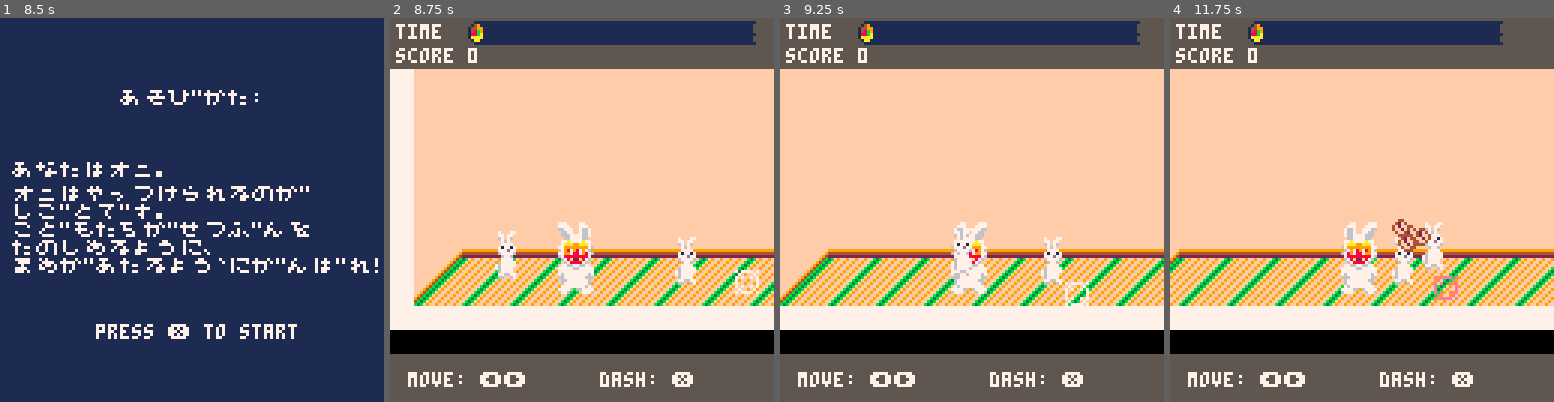
Above: before the commit, frames 1-4 (left to right).
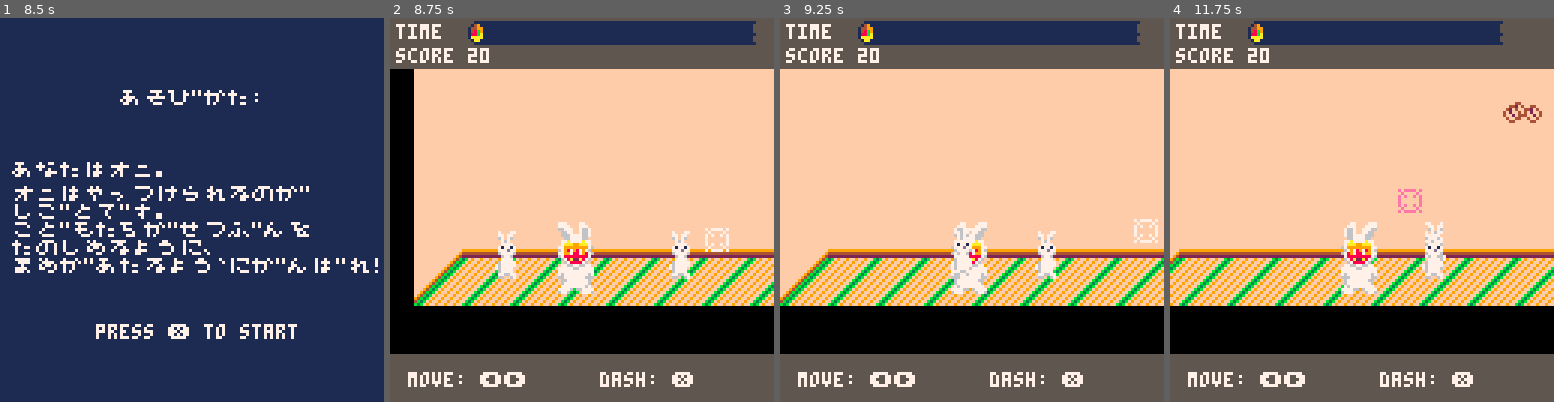
Above: after the commit, the same moments.

Repository: josiahp/setsubun
Game: PICO-8 cartridge setsubun.p8
Same seed, same stepped clock (60 frames per second), same inputs: the game is played once before the commit and once after it.
Inputs:
- Up to frame 1 (8.5 s): tap X (X key) at 0.33, 1.07, 1.85, 2.97, 4.08, 5.2, 6.32, 7.43 s; tap O (Z key) at 0.7, 1.7, 2.1, 2.5, 2.9, 3.3, 3.7, 4.1, 4.5, 4.9, 5.3, 5.7, 6.1, 6.5, 6.9, 7.3, 7.7, 8.1 s; hold Right 1.6-2.1 s; hold Up 2.15-2.42 s; hold Right 2.47-3.03 s; hold Left 3.08-3.58 s; hold Down 3.63-3.97 s; hold Right 4.02-4.68 s; hold Up 4.73-5.03 s; hold Left 5.08-5.68 s; hold Down 5.73-6.03 s; hold Right 6.08-6.58 s; hold Right 6.63-7.13 s; hold Up 7.18-7.45 s; hold Right 7.5-8.07 s; hold Left from 8.12 s (still down)
- Up to frame 2 (8.75 s): tap O (Z key) at 8.5 s; tap X (X key) at 8.55 s; release Left at 8.62 s; hold Down from 8.67 s (still down)
- Up to frame 3 (9.25 s): tap O (Z key) at 8.9 s; release Down at 9 s; hold Right from 9.05 s (still down)
- Up to frame 4 (11.75 s): tap O (Z key) every 0.4 s from 9.3 to 11.7 s; tap X (X key) at 9.67, 10.78 s; release Right at 9.72 s; hold Up 9.77-10.07 s; hold Left 10.12-10.72 s; hold Down 10.77-11.07 s; hold Right 11.12-11.62 s

Frame 1 is identical in both runs. In frame 2, 11% of the frame differs, in the area x 0-100%, y 7-82%; in frame 3, 7.2%; in frame 4, 8.0%.

Commit message:
add barks? fix target movement, clean up results screen

Diff:
--- a/setsubun.p8
+++ b/setsubun.p8
@@ -139,6 +139,16 @@
   t=0,
   inputlock=1,
   result=nil,
+  done=false,
+
+  scorespd=0.075,
+  scorecounter=0,
+  scoretimer=0,
+
+  --the speed of the change of
+  -- the result display
+  resulttimer=0,
+  resultspd=0.1,
  }
 
  --sspr params for kanji
@@ -146,44 +156,44 @@
   {
    name="daikichi",
    params={
-    {15},
-    {31},
+    {120,0},
+    {120,8},
    },
   },
   {
    name="kichi",
    params={
-    {31},
+    {120,8},
    },
   },
   {
    name="chuukichi",
    params={
-    {47},{31},
+    {120,16},{120,8},
    },
   },
   {
    name="shoukichi",
    params={
-    {63},{31},
+    {120,24},{120,8},
    },
   },
   {
    name="mikichi",
    params={
-    {14},{31},
+    {112,0},{120,8},
    },
   },
   {
    name="kyou",
    params={
-    {30},
+    {112,8},
    },
   },
   {
    name="daikyou",
    params={
-    {15},{30},
+    {112,8},{120,0},
    },
   }
  }
@@ -195,9 +205,28 @@
 	function scn.update(s,dt)
 	 s.t+=dt
 
-	 if not s.result then
-	  s.result=rnd(kanji)
-	 end
+	 if not s.done then
+	  s.scoretimer+=dt
+	 	s.resulttimer+=dt
+
+	  --update kanji
+		 if s.resulttimer>=s.resultspd then
+		  s.result=rnd(kanji)
+		  s.resulttimer%=s.resultspd
+		 end
+
+		 --update score
+		 if s.scoretimer>=s.scorespd then
+		  s.scorecounter=min(score,s.scorecounter+1)
+		  s.scoretimer%=s.scorespd
+		 end
+
+		 --settle the result
+		 if s.scorecounter==score then
+		  s.done=true
+		  s.result=rnd(kanji)
+		 end
+		end
 
 		if s.t>=s.inputlock and btnp(❎) then
 			nxt(nil)
@@ -207,16 +236,25 @@
 	function scn.draw(s)
 		cls(1)
 		color(7)
-		local x=40
+
 		if s.result then
+		 local x=49
+		 x=63-#s.result.params*8
 		 for k,v in pairs(s.result.params) do
-		  spr(unpack(v),x,40)
-		  x+=9
+		  local sx,sy=unpack(v)
+		  sspr(sx,sy,8,8,x,32,16,16)
+		  x+=17
 		 end
 		end
-
-		print("your score: "..score, 28, 48)
-		print("press ❎ to restart")
+		local scorex,scorey=58,58
+  box(scorex-2,scorey-2,17,13,7)
+  if s.scorecounter<10 then
+   scorex+=7
+  end
+		print("\^w\^t"..s.scorecounter, scorex, scorey)
+		if s.done then
+		 print("press ❎ to restart",26,100)
+	 end
 	end
 
 	return scn
@@ -228,7 +266,7 @@
 function game_scn(nxt)
 	local scn={
 		t=0,
-		score=0,
+		score=20,
 		particles={},
 	}
 
@@ -258,32 +296,11 @@
 	end
 
 	function scn.update(s, dt)
-		--target demo
-		-- tar:update(dt)
-		-- if btn(⬆️) then
-		--  tar.basey-=2
-		-- elseif btn(⬇️) then
-		--  tar.basey+=2
-		-- end
-		--
-		-- if btn(⬅️) then
-		--  tar.basex-=2
-		-- elseif btn(➡️) then
-		--  tar.basex+=2
-		-- end
-
-		-- debug throw beans
-		-- if debug then
-		--	 if btnp(❎) then
-		--	  local vx,vy=vtoward(tar.x,tar.y,40,80)
-		--	  bg=beans_new(40,80,5,vx,vy)
-		--	 end
-		--	end
 
 		dad:update(dt)
 		cam_update(dt)
 		kids_update(dt)
-		--beans:update(dt)
+		barks_update(dt)
 		for k,v in pairs(beangroups) do
 			v:update(dt,scn)
 		end
@@ -306,12 +323,6 @@
 		cls()
 		cam_draw()
 		map_draw()
-		-- target demo
-		-- tar:draw()
-		-- if debug then
-		--  circ(40,80,3,8)
-		--  print("throw from here",10,85,6)
-		-- end
 		dad:draw()
 		kids_draw()
 		for k,v in pairs(beangroups) do
@@ -704,7 +715,7 @@
 
 			-- initial bean velocity
 			vx=vx*8,
-			vy=vy*8-rnd(10)-5,
+			vy=vy*8-10,
 			grounded=false,
 			createdat=time()+rnd(3),
 		})
@@ -751,8 +762,8 @@
 		 --stop moving target before
 		 --ttl
 		 if t.age/t.ttl<0.8 then
-			 t.txo=cos(time()/2)*20
-			 t.tyo=sin(time()/2)*5
+			 t.txo=cos((t.timeoffset+time())/2)*t.movex
+			 t.tyo=sin((t.timeoffset+time())/2)*t.movey
 			end
 
 			t.x=t.basex+t.txo
@@ -785,6 +796,11 @@
 		tyo=0,
 		ttl=ttl,
 		age=0,
+
+		timeoffset=rnd(1),
+		movex=rnd(10)+5,
+		movey=rnd(3)+5,
+
 	}
 	setmetatable(t,target_meta)
 	return t
@@ -803,7 +819,7 @@
 		char_minx=20,
 		char_maxx=256,
 		char_miny=76,
-		char_maxy=92,
+		char_maxy=90,
 	}
 end
 
@@ -866,24 +882,23 @@
 	kids_proto={
 	direction=⬅️,
 	update=function(k,dt)
-		k.targettime=max(0,k.targettime-dt)
-
-		if k.state=="target" then
-			--get target
+
+  if k.state=="target" then
+	  --get target
 			if not k.target then
 				k.target=target_new(
 				 k.x+rnd(60)-30,
-				 dad.y+8,
-				 3
+				 mapinfo.char_miny-8,
+				 rnd(1)+2
 				)
-				k.targettime=5
 			else
 			 k.target:update(dt)
 
 			 --throw target
 			 if k.target.age>=k.target.ttl then
+					barks_new("おにはそと!",k.x,k.y-10,2)
 					local vx,vy=vtoward(k.target.x,k.target.y,k.x,k.y)
-					bg=beans_new(k.x,k.y,5,vx,vy)
+					bg=beans_new(k.x,k.y,3,vx,vy)
 					add(beangroups,bg)
 					k.target=nil
 					k.state="move"
@@ -1080,7 +1095,7 @@
  barks_proto={
   update=function(b,dt)
    b.age+=dt
-   b.y-=20*dt
+   b.y-=15*dt
    if b.age>=b.ttl then
     del(barks,b)
    end
@@ -1248,95 +1263,93 @@
 00000000000000000000000000000000000000000000000000000000000000000000000000000000000000000000000000000000000000000000000000000000
 90a03100001222000000000000000000000000000000000000000000000000000000000000000000000000000000000000000000000000000000000000000000
 __map__
-0505050505050505050505050505050505050505050505050505050505050505050505050505050505050505050500000000000000000000000000000000000000000000000000000000000000000000000000000000000000000000000000000000000000000000000000000000000000000000000000000000000000000000
-0505050505050505050505050505050505050505050505050505050505050505050505050505050505050505050000000000000000000000000000000000000000000000000000000000000000000000000000000000000000000000000000000000000000000000000000000000000000000000000000000000000000000000
-0518181818181818181818181818181818181818181818181818181818181818181818000000000000000000000000000000000000000000000000000000000000000000000000000000000000000000000000000000000000000000000000000000000000000000000000000000000000000000000000000000000000000000
-0518181818181818181818181818181818181818181818181818181818181818181818000000000000000000000000000000000000000000000000000000000000000000000000000000000000000000000000000000000000000000000000000000000000000000000000000000000000000000000000000000000000000000
-0518181818181818181818181818181818181818181818181818181818181818181818000000000000000000000000000000000000000000000000000000000000000000000000000000000000000000000000000000000000000000000000000000000000000000000000000000000000000000000000000000000000000000
-0518181818181818181818181818181818181818181818181818181818181818181818000000000000000000000000000000000000000000000000000000000000000000000000000000000000000000000000000000000000000000000000000000000000000000000000000000000000000000000000000000000000000000
-0518181818181818181818181818181818181818181818181818181818181818181818000000000000000000000000000000000000000000000000000000000000000000000000000000000000000000000000000000000000000000000000000000000000000000000000000000000000000000000000000000000000000000
-0518181818181818181818181818181818181818181818181818181818181818181818000000000000000000000000000000000000000000000000000000000000000000000000000000000000000000000000000000000000000000000000000000000000000000000000000000000000000000000000000000000000000000
-0518181818181818181818181818181818181818181818181818181818181818181818000000000000000000000000000000000000000000000000000000000000000000000000000000000000000000000000000000000000000000000000000000000000000000000000000000000000000000000000000000000000000000
-0518180d0d0d0d0d0d0d0d0d0d0d0d0d0d0d0d0d0d0d0d0d0d0d0d0d0d0d0d0d0d0d0d000000000000000000000000000000000000000000000000000000000000000000000000000000000000000000000000000000000000000000000000000000000000000000000000000000000000000000000000000000000000000000
-0518000000000000000000000000000000000000000000000000000000000000000000000000000000000000000000000000000000000000000000000000000000000000000000000000000000000000000000000000000000000000000000000000000000000000000000000000000000000000000000000000000000000000
-0500000000000000000000000000000000000000000000000000000000000000000000000000000000000000000000000000000000000000000000000000000000000000000000000000000000000000000000000000000000000000000000000000000000000000000000000000000000000000000000000000000000000000
-0505050505050505050505050505050505050505050505050505050505050505050000000000000000000000000000000000000000000000000000000000000000000000000000000000000000000000000000000000000000000000000000000000000000000000000000000000000000000000000000000000000000000000
-…(79 lines of a section not shown)…
+0000000000000000000000000000000000000000000000000000000000000000000000000505050505050505050500000000000000000000000000000000000000000000000000000000000000000000000000000000000000000000000000000000000000000000000000000000000000000000000000000000000000000000
+0000000000000000000000000000000000000000000000000000000000000000000000000505050505050505050000000000000000000000000000000000000000000000000000000000000000000000000000000000000000000000000000000000000000000000000000000000000000000000000000000000000000000000
+0018181818181818181818181818181818181818181818181818181818181818181818000000000000000000000000000000000000000000000000000000000000000000000000000000000000000000000000000000000000000000000000000000000000000000000000000000000000000000000000000000000000000000
+0018181818181818181818181818181818181818181818181818181818181818181818000000000000000000000000000000000000000000000000000000000000000000000000000000000000000000000000000000000000000000000000000000000000000000000000000000000000000000000000000000000000000000
+0018181818181818181818181818181818181818181818181818181818181818181818000000000000000000000000000000000000000000000000000000000000000000000000000000000000000000000000000000000000000000000000000000000000000000000000000000000000000000000000000000000000000000
+0018181818181818181818181818181818181818181818181818181818181818181818000000000000000000000000000000000000000000000000000000000000000000000000000000000000000000000000000000000000000000000000000000000000000000000000000000000000000000000000000000000000000000
+0018181818181818181818181818181818181818181818181818181818181818181818000000000000000000000000000000000000000000000000000000000000000000000000000000000000000000000000000000000000000000000000000000000000000000000000000000000000000000000000000000000000000000
+0018181818181818181818181818181818181818181818181818181818181818181818000000000000000000000000000000000000000000000000000000000000000000000000000000000000000000000000000000000000000000000000000000000000000000000000000000000000000000000000000000000000000000
+0018181818181818181818181818181818181818181818181818181818181818181818000000000000000000000000000000000000000000000000000000000000000000000000000000000000000000000000000000000000000000000000000000000000000000000000000000000000000000000000000000000000000000
+0018180d0d0d0d0d0d0d0d0d0d0d0d0d0d0d0d0d0d0d0d0d0d0d0d0d0d0d0d0d0d0d0d000000000000000000000000000000000000000000000000000000000000000000000000000000000000000000000000000000000000000000000000000000000000000000000000000000000000000000000000000000000000000000
+0018000000000000000000000000000000000000000000000000000000000000000000000000000000000000000000000000000000000000000000000000000000000000000000000000000000000000000000000000000000000000000000000000000000000000000000000000000000000000000000000000000000000000
+…(79 lines of a section not shown)…
